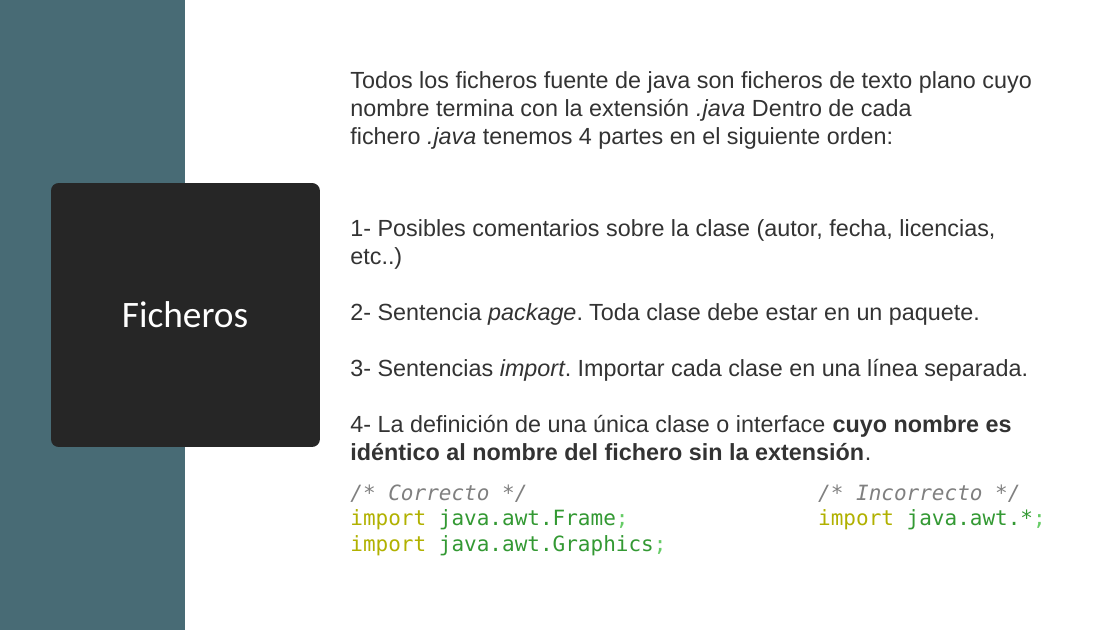
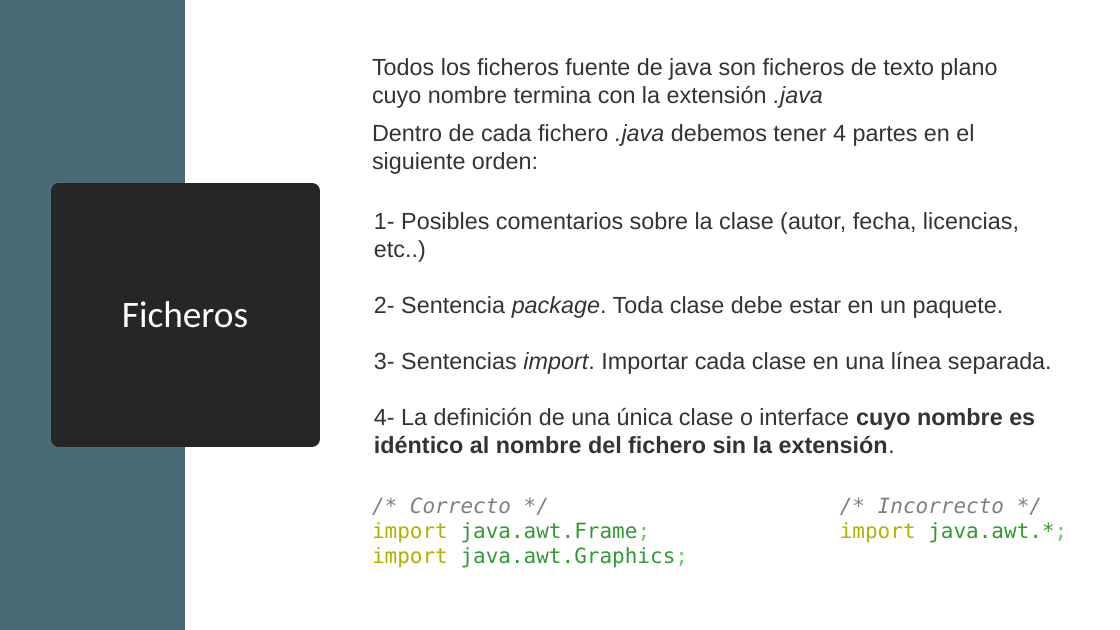
Before and after one commit to davCesur/gestionEquiposDAWEquipo4JAVA, a slide deck: slide 10 of Introducción a TDD.pptx. Drawn at 1120x630 pixels with LibreOffice and Linux fonts; fonts in the diff are those of the drawing. Boxes give left, top, right and bottom in pixels: in the first picture for what was removed or moved away, otherwise in the second. Text is boxed around its words. In the diff, an @@ line names an element or a change of style, - is before the commit and + after.

```diff
--- a/Introducción a TDD.pptx
+++ b/Introducción a TDD.pptx
@@ text at <box>372,58,997,174</box>: text changed @@
-Todos los ficheros fuente de java son ficheros de texto plano cuyo nombre termina con la extensión .java Dentro de cada fichero .java tenemos 4 partes en el siguiente orden:
+Todos los ficheros fuente de java son ficheros de texto plano cuyo nombre termina con la extensión .java
+Dentro de cada fichero .java debemos tener 4 partes en el siguiente orden:
@@ text "1- Posibles comentarios sobre la ...": place and size @@
-text "1- Posibles comentarios sobre la ..." at <box>350,219,1028,461</box>
+text "1- Posibles comentarios sobre la ..." at <box>374,212,1052,454</box>
@@ text "/* Correcto */ /* Incorrecto ...": place and size @@
-text "/* Correcto */ /* Incorrecto ..." at <box>350,484,1046,556</box>
+text "/* Correcto */ /* Incorrecto ..." at <box>372,497,1067,568</box>
```
Also in this commit, not shown: 60 other slides changed.
